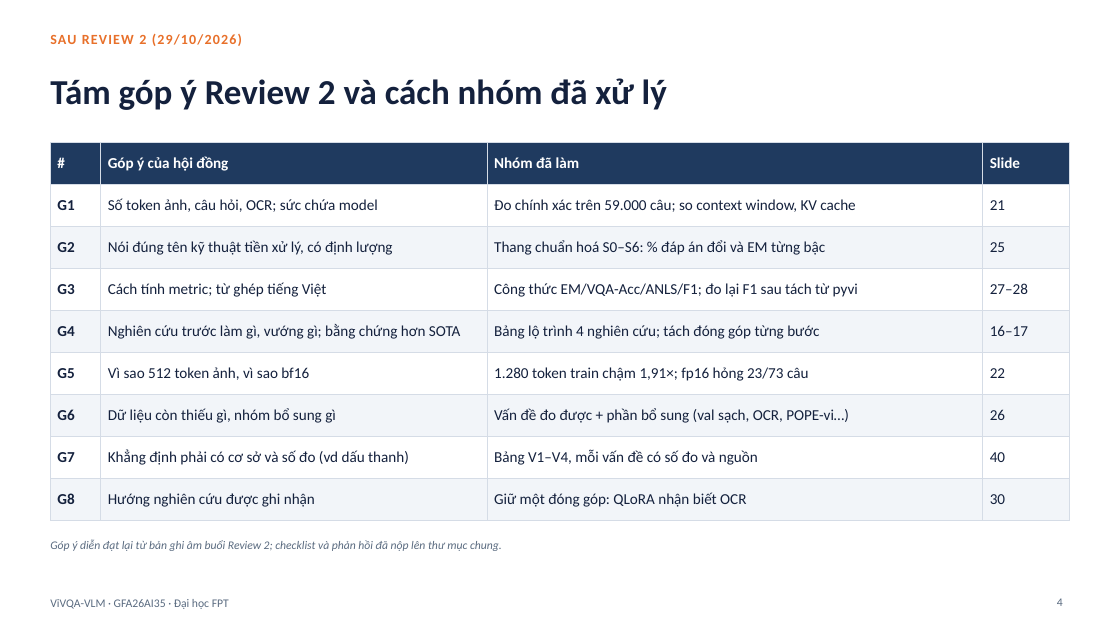
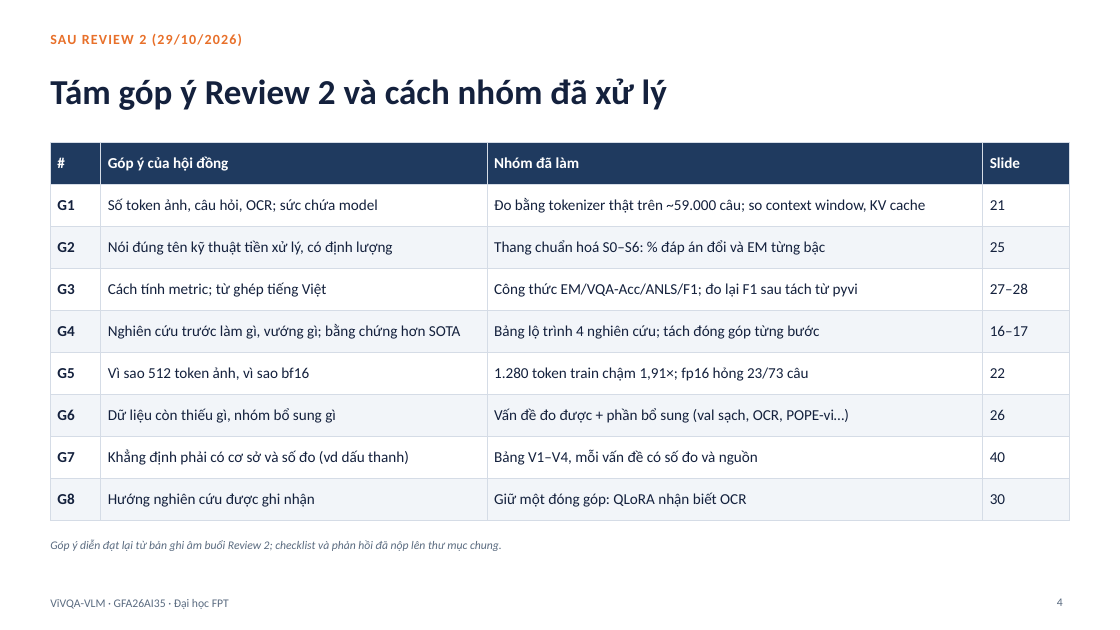
Before and after one commit to PLHGNAOH/ViVQA-VLM, a slide deck: slide 4 of docs/04_slides/KLTN_TV_Claude.pptx. Drawn at 1120x630 pixels with LibreOffice and Linux fonts; fonts in the diff are those of the drawing; background and template pictures are left out. Boxes give left, top, right and bottom in pixels: in the first picture for what was removed or moved away, otherwise in the second. Text is boxed around its words. In the diff, an @@ line names an element or a change of style, - is before the commit and + after.

```diff
--- a/docs/04_slides/KLTN_TV_Claude.pptx
+++ b/docs/04_slides/KLTN_TV_Claude.pptx
@@ table at [50, 143, 1070, 511] @@
-row 2, column 3: Đo chính xác trên 59.000 câu; so context window, KV cache
+row 2, column 3: Đo bằng tokenizer thật trên ~59.000 câu; so context window, KV cache
```
Also in this commit, not shown: 5 other slides changed, 7 other files.
